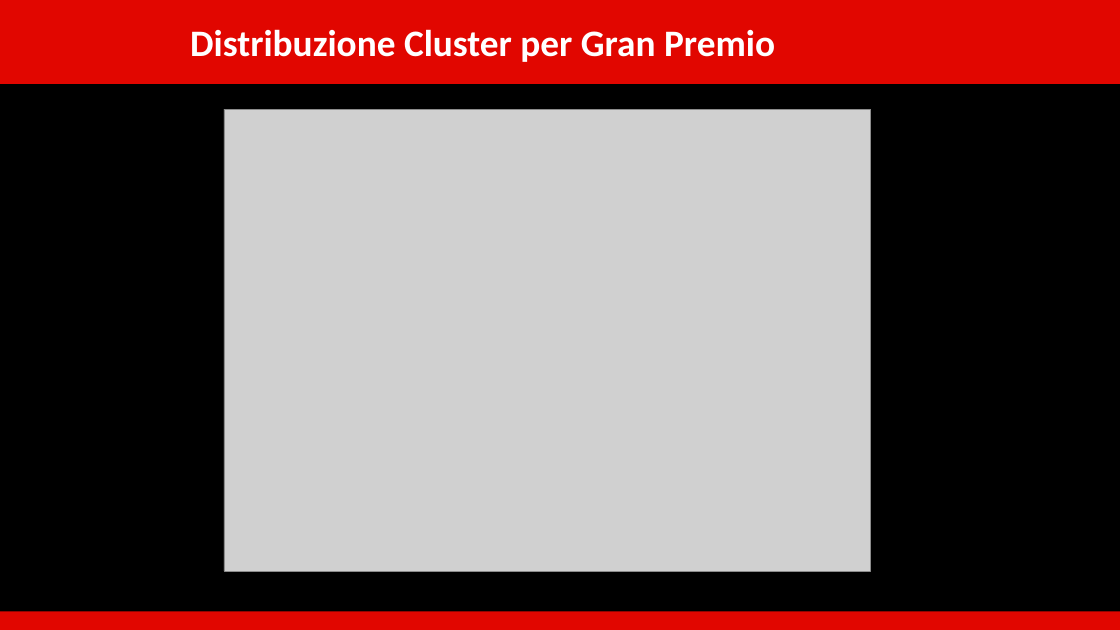
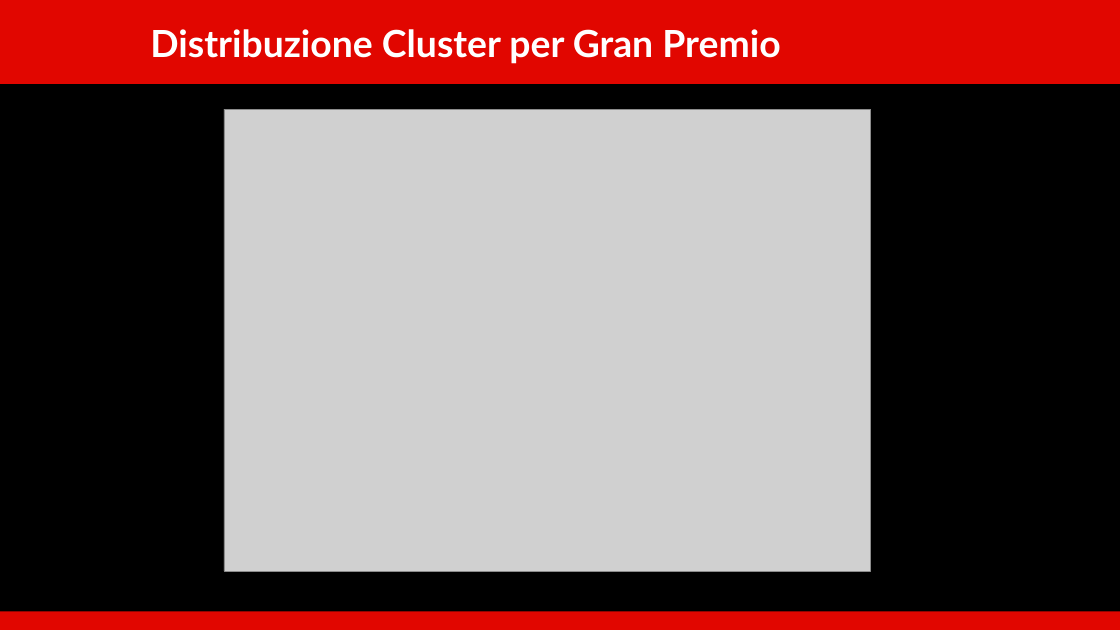
Before and after one commit to WBOnCedR/Stili_di_guida_f1, a slide deck: slide 14 of presentazione_F1_10min.pptx. Drawn at 1120x630 pixels with LibreOffice and Linux fonts; fonts in the diff are those of the drawing; grey boxes stand for pictures. Boxes give left, top, right and bottom in pixels: in the first picture for what was removed or moved away, otherwise in the second. Text is boxed around its words. In the diff, an @@ line names an element or a change of style, - is before the commit and + after.

```diff
--- a/presentazione_F1_10min.pptx
+++ b/presentazione_F1_10min.pptx
@@ text "Distribuzione Cluster per Gran Premio": place and size @@
-text "Distribuzione Cluster per Gran Premio" at bbox=[190, 29, 775, 62]
+text "Distribuzione Cluster per Gran Premio" at bbox=[150, 29, 780, 64]
@@ text "Distribuzione Cluster per Gran Premio" at bbox=[150, 29, 780, 64]: font Calibri to Lato @@
```
Also in this commit, not shown: 11 other slides changed, 1 other file.
